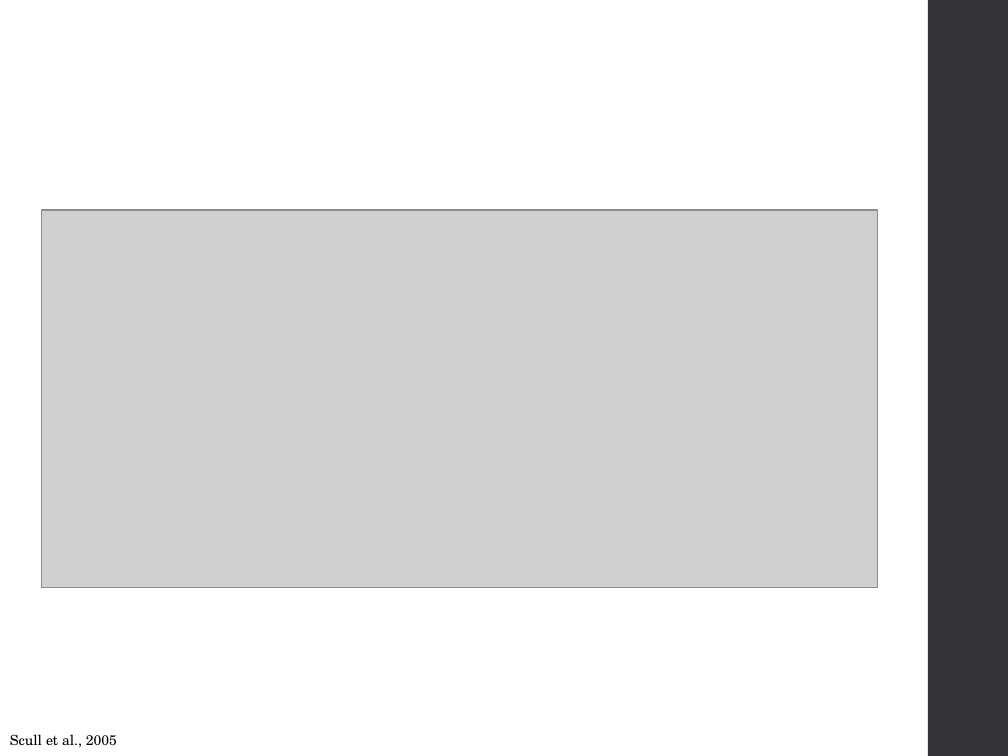
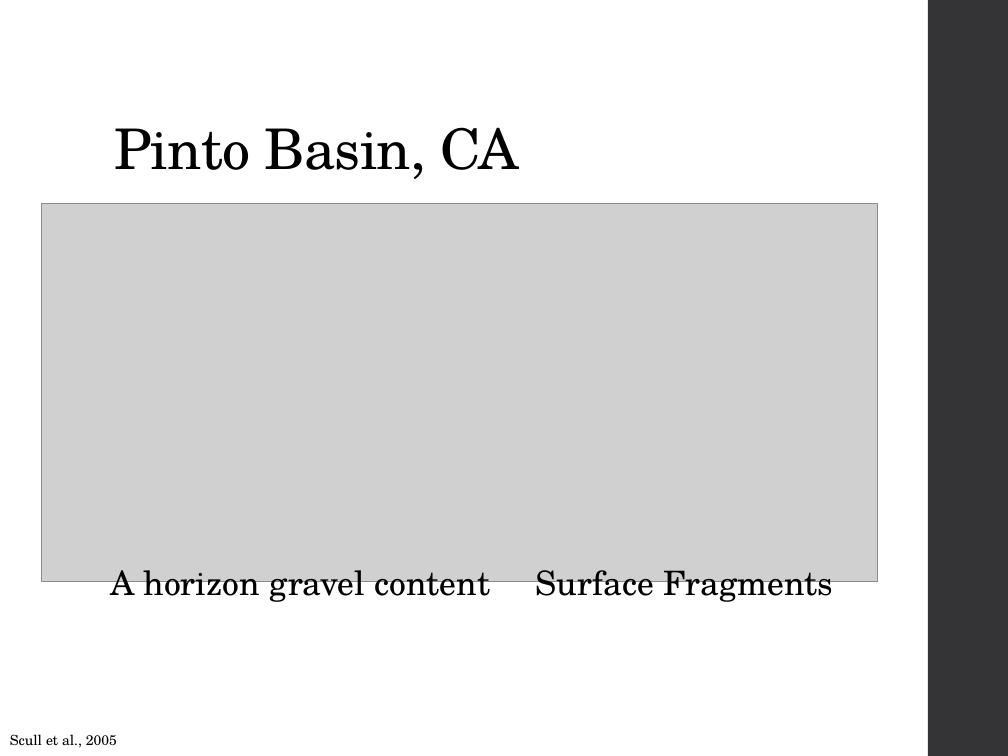
Before and after one commit to ncss-tech/stats_for_soil_survey, a slide deck: slide 19 of presentations/6_linear_regression/Linear_regression.pptx. Drawn at 1008x756 pixels with LibreOffice and Linux fonts; fonts in the diff are those of the drawing; grey boxes stand for pictures. Boxes give left, top, right and bottom in pixels: in the first picture for what was removed or moved away, otherwise in the second. Text is boxed around its words. In the diff, an @@ line names an element or a change of style, - is before the commit and + after.

Commit message:
minor edits for clarity to linear regression ppt

```diff
--- a/presentations/6_linear_regression/Linear_regression.pptx
+++ b/presentations/6_linear_regression/Linear_regression.pptx
@@ title added at box(114, 127, 519, 179), 40 pt, text #000000 @@
+Pinto Basin, CA
@@ picture: place and size @@
-picture at box(42, 210, 878, 588)
+picture at box(42, 204, 878, 582)
@@ text added at box(110, 570, 490, 605), 24 pt, text #000000 @@
+A horizon gravel content
@@ text added at box(536, 570, 833, 605), 24 pt, text #000000 @@
+Surface Fragments
```
